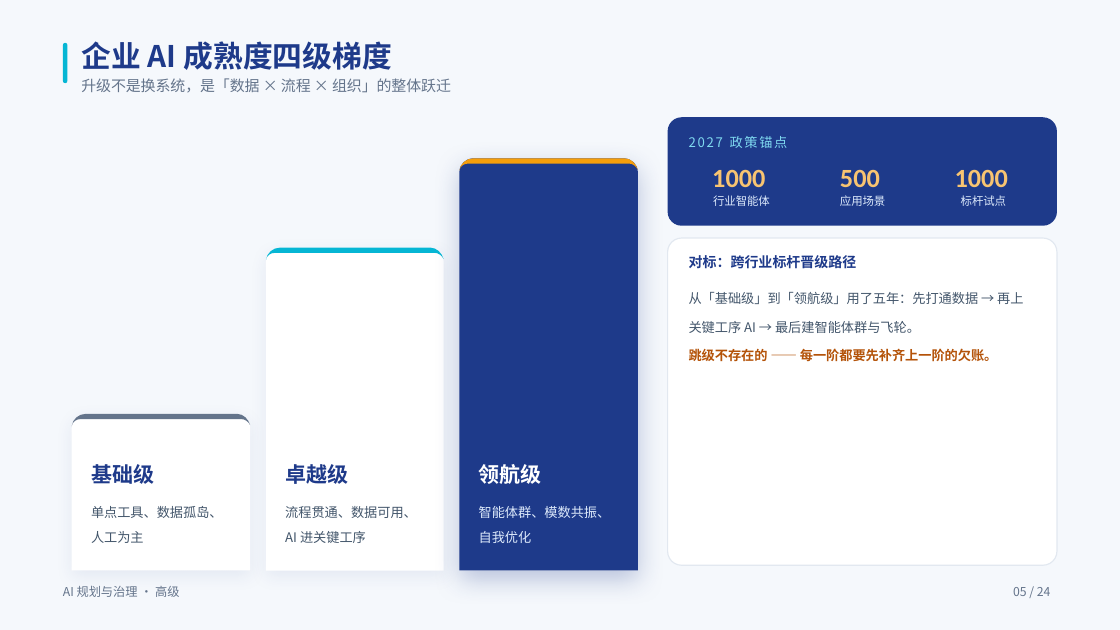
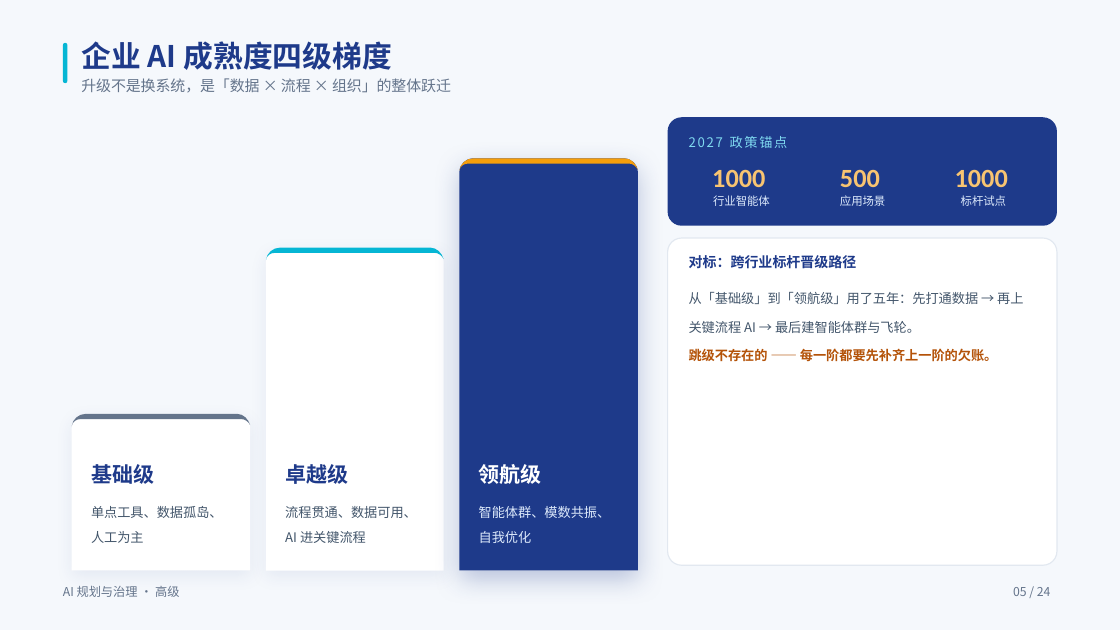
Before and after one commit to swift3000/qiyepinpeixun, a slide deck: slide 5 of 企业AI培训_交付包/高级课程_完整交付包/03_PPT课件/高级_规划层_PPT.pptx. Drawn at 1120x630 pixels with LibreOffice and Linux fonts; fonts in the diff are those of the drawing. Boxes give left, top, right and bottom in pixels: in the first picture for what was removed or moved away, otherwise in the second. Text is boxed around its words. In the diff, an @@ line names an element or a change of style, - is before the commit and + after.

```diff
--- a/企业AI培训_交付包/高级课程_完整交付包/03_PPT课件/高级_规划层_PPT.pptx
+++ b/企业AI培训_交付包/高级课程_完整交付包/03_PPT课件/高级_规划层_PPT.pptx
@@ text at (x1=689, y1=292, x2=1023, y2=333): text changed @@
-从「基础级」到「领航级」用了五年：先打通数据 → 再上关键工序 AI → 最后建智能体群与飞轮。
+从「基础级」到「领航级」用了五年：先打通数据 → 再上关键流程 AI → 最后建智能体群与飞轮。
@@ text at (x1=285, y1=506, x2=417, y2=543): text changed @@
-流程贯通、数据可用、AI 进关键工序
+流程贯通、数据可用、AI 进关键流程
```
Also in this commit, not shown: 9 other slides changed, 3 other files.
